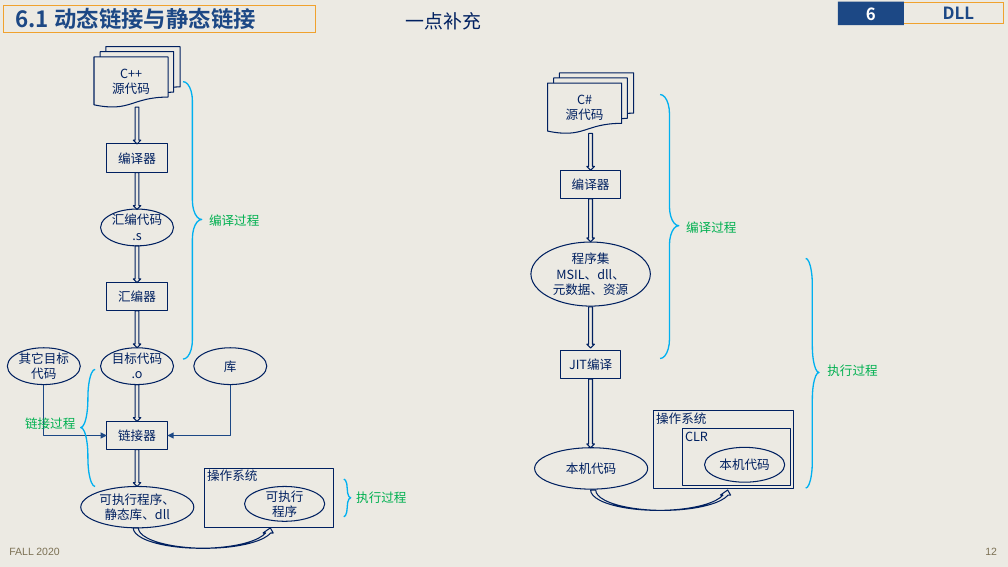
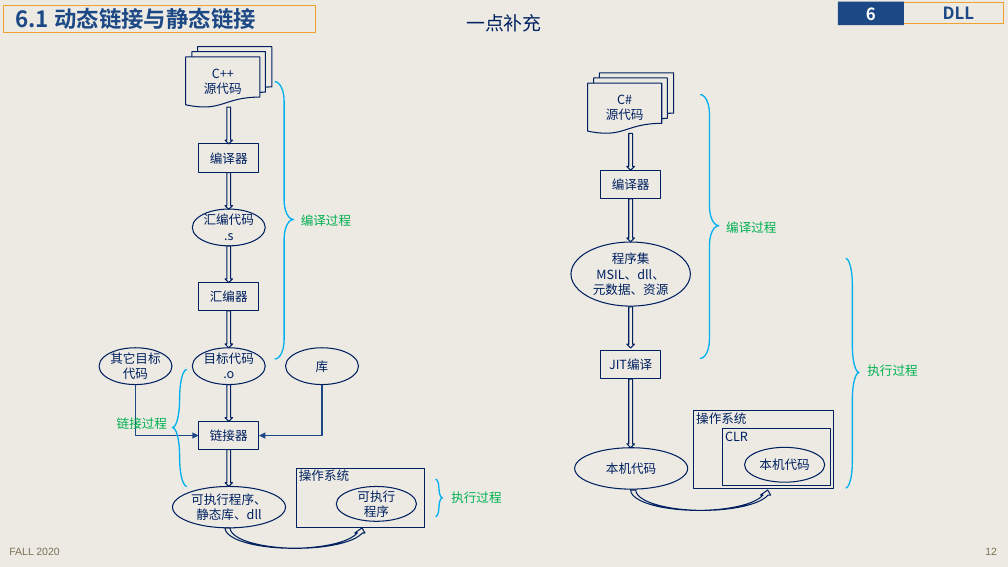
Before and after one commit to principleWindows/win-principle-2020, a slide deck: slide 12 of slides/instruction/principleWindows_6.pptx. Drawn at 1008x567 pixels with LibreOffice and Linux fonts; fonts in the diff are those of the drawing. Boxes give left, top, right and bottom in pixels: in the first picture for what was removed or moved away, otherwise in the second. Text is boxed around its words. In the diff, an @@ line names an element or a change of style, - is before the commit and + after.

```diff
--- a/slides/instruction/principleWindows_6.pptx
+++ b/slides/instruction/principleWindows_6.pptx
@@ text "一点补充" moved from (x1=406, y1=12, x2=482, y2=30) to (x1=466, y1=14, x2=542, y2=32) @@
@@ 4 rectangles, 4 down arrows, 3 ellipses, 2 texts, 2 left braces, 1 flow chart multidocument, 1 curved up arrow moved together from (x1=531, y1=73, x2=877, y2=510) to (x1=571, y1=73, x2=917, y2=510) @@
@@ 6 down arrows, 5 ellipses, 4 rectangles, 3 left braces, 2 texts, 2 elbow arrows, 1 flow chart multidocument, 1 curved up arrow moved together from (x1=8, y1=47, x2=351, y2=548) to (x1=99, y1=47, x2=442, y2=548) @@
@@ ellipse "可执行" moved from (x1=244, y1=486, x2=324, y2=521) to (x1=337, y1=486, x2=417, y2=521) @@
@@ text "执行过程" moved from (x1=356, y1=491, x2=406, y2=503) to (x1=451, y1=491, x2=501, y2=503) @@
```
Also in this commit, not shown: 5 other slides changed, 2 other files.
